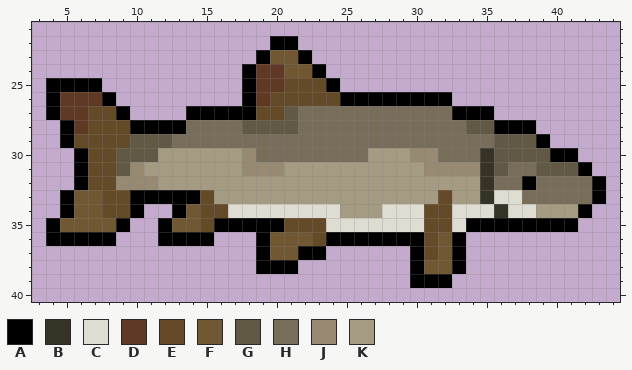
Pixel-art sprite: gfx/MShockXotto+/pngs_widecenter_48x48/monsters/mon_fish_grass_carp/mon_fish_grass_carp.png. The picture above was drawn from the file before the commit.
The file is 48x48 pixels. Shown: x 3..44, y 21..40.
Palette (. is transparent): A #000000  B #353326  C #dfddd1  D #603924  E #644a27  F #715832  G #615943  H #786d59  J #978972  K #a59b83
Pixels before, first column x 4:
22 ................AA......................
23 ...............AFFA.....................
24 ..............ADDFFA....................
25 AAAA..........ADDEEEA...................
26 ADDDA.........ADEEEEEAAAAAAAA...........
27 ADDEEA....AAAAAEEGHHHHHHHHHHHAAA........
28 .ADEEEAAAAHHHHGGGGHHHHHHHHHHHHGGAAA.....
29 .AEEEEGGGHHHHHHHHHHHHHHHHHHHHHHHGGGA....
30 ..AEEGGGKKKKKKJHHHHHHHHKKKJJHHHBGGGGAA..
31 ..AEEGJKKKKKKKJJJKKKKKKKKKKJJJJBGHHGGGA.
32 ..AEEJJJKKKKKKKKKKKKKKKKKKKKKKKBHHAHHHHA
33 .AFFEEAAAAAEKKKKKKKKKKKKKKKKEKKBCCHHHHHA
34 .AFFEEA..AFEECCCCCCCCKKKCCCEECCCBCCKKKA.
35 AFFFFA..AFFEAAAAAEEECCCCCCCEECAAAAAAAA..
36 AAAAA...AAAA...AFFFEAAAAAAAEFA..........
37 ...............AFFAA......AEFA..........
38 ...............AAA........AFFA..........
39 ..........................AAA...........
The result:
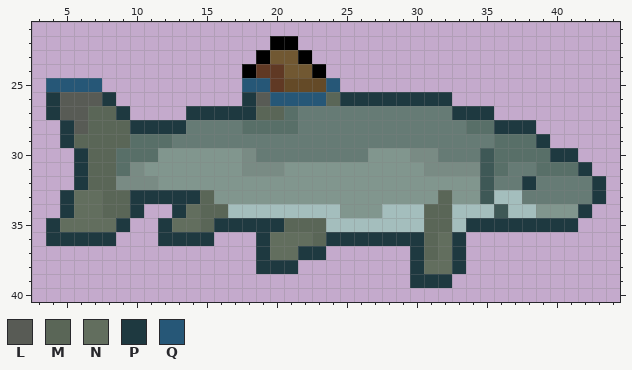
Colours new in this view: L #585b55  M #5a6657  N #626e5e  P #1e3940  Q #265777
Commit message: fish and bird shadows
Edits made:
colour B: #353326 -> #3e5856
colour C: #dfddd1 -> #a4bebd
colour G: #615943 -> #586f68
colour H: #786d59 -> #667b75
colour J: #978972 -> #798b84
colour K: #a59b83 -> #81968e
Changed rows in their new state; - is a pixel that keeps its letter.
first column x 4:
25 QQQQ----------QQ----Q-------------------
26 PLLLP---------PLQQQQMPPPPPPPP-----------
27 PLLMMP----PPPPPMM------------PPP--------
28 -PLMMMPPPP----------------------PPP-----
29 -PMMMM-----------------------------P----
30 --PMM-------------------------------PP--
31 --PMM---------------------------------P-
32 --PMM-----------------------------P----P
33 -PNNMMPPPPPM----------------M----------P
34 -PNNMMP--PNMM--------------MM---------P-
35 PNNNNP--PNNMPPPPPMMM-------MM-PPPPPPPP--
36 PPPPP---PPPP---PNNNMPPPPPPPMNP----------
37 ---------------PNNPP------PMNP----------
38 ---------------PPP--------PNNP----------
39 --------------------------PPP-----------
Changed places in both pictures, as pixel boxes (x1, y1, x2, y2):
changed: (46, 78, 606, 288)
